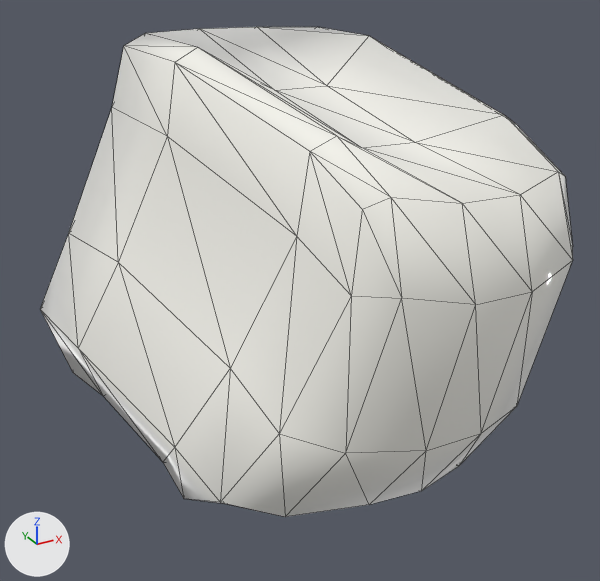
The glTF model resources/js/assets/37.glb, before and after one commit.
Rendered twice from a 50 mm camera at (0.1195, 0.0314, 0.1902) aimed at (0.2044, 0.1857, 0.113). The lights are fixed; the arrows at lower left show +X, +Y and +Z. The first picture is the older version. Mesh edges are drawn as thin lines.

Objects in the first picture: 'Caine.Denture.025'.
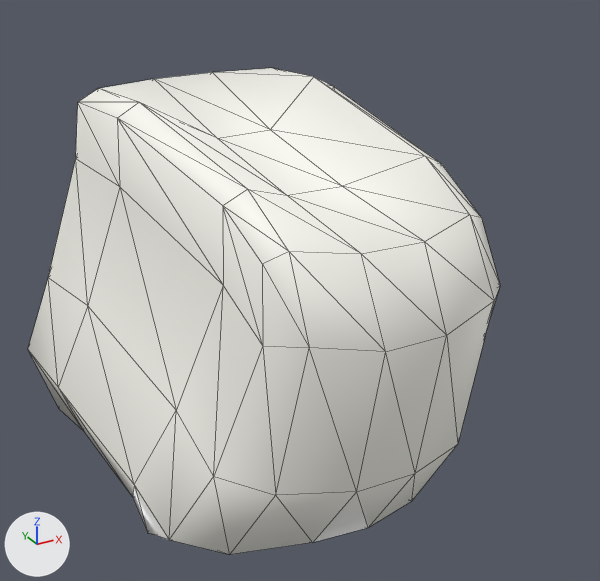
Where the change shows, as pixel boxes (x1, y1, x2, y2) in the pictures (600 x 581 px):
'Caine.Denture.025', moved, turned
    before: (40, 27, 573, 517)
    after: (28, 68, 500, 554)

Diff of the bpy script that builds the scene:
```diff
--- a/resources/js/assets/37.glb.py
+++ b/resources/js/assets/37.glb.py
@@ ob_caine_denture_025 @@
 ob_caine_denture_025 = bpy.data.objects.new('Caine.Denture.025', me_cube_025)
-ob_caine_denture_025.location = (0.0005, -0.0117, 0.2202)
-ob_caine_denture_025.rotation_euler = (-0.108, 0.0, 0.0)  # degrees (-6.2, 0, 0)
+ob_caine_denture_025.location = (-0.0325, 0.0175, 0.2015)
+ob_caine_denture_025.rotation_euler = (-0.138, -0.0698, -0.092)  # degrees (-7.9, -4, -5.3)
```
